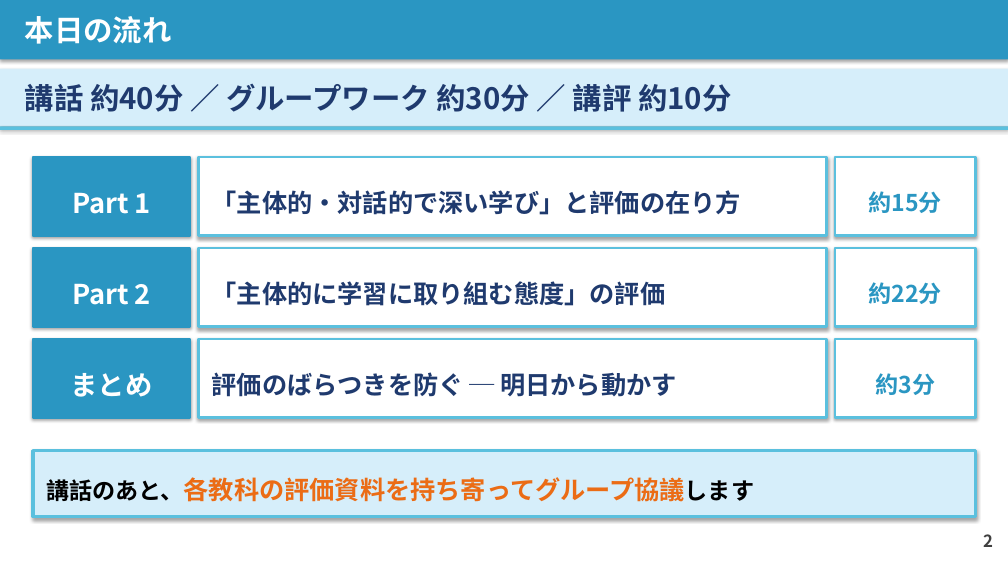
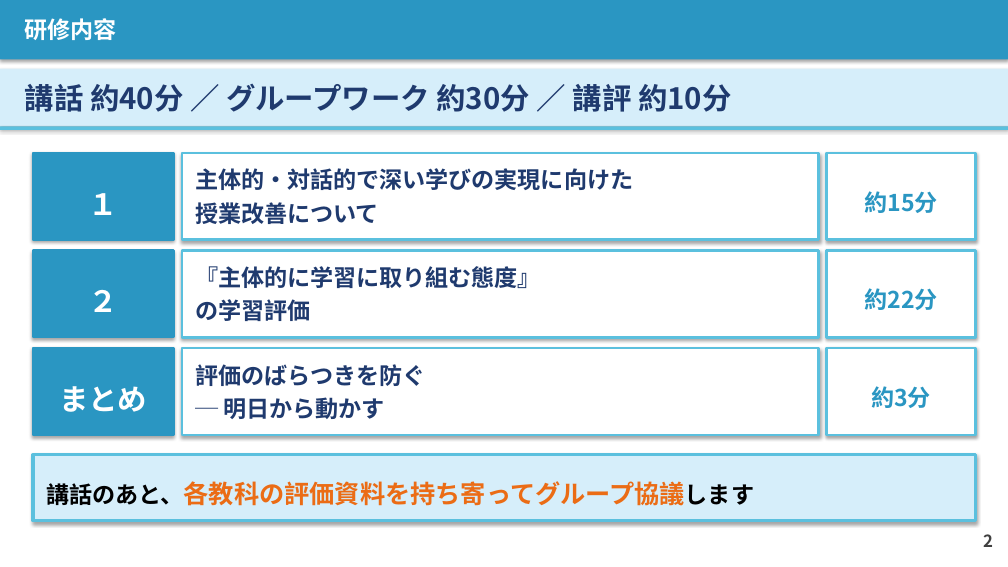
Before and after one commit to contynet730-star/con30, a slide deck: slide 2 of 講義スライド_石神井南中_20260603.pptx. Drawn at 1008x567 pixels with LibreOffice and Linux fonts; fonts in the diff are those of the drawing. Boxes give left, top, right and bottom in pixels: in the first picture for what was removed or moved away, otherwise in the second. Text is boxed around its words. In the diff, an @@ line names an element or a change of style, - is before the commit and + after.

```diff
--- a/講義スライド_石神井南中_20260603.pptx
+++ b/講義スライド_石神井南中_20260603.pptx
@@ text in rectangle at (25, 18, 117, 40): text changed; size 28 to 22 pt @@
-本日の流れ
+研修内容
@@ rectangle "１": place and size @@
-rectangle "１" at (33, 157, 191, 236)
+rectangle "１" at (33, 153, 174, 240)
@@ rectangle "主体的・対話的で深い学びの実現に向けた 授業改善について": place and size @@
-rectangle "主体的・対話的で深い学びの実現に向けた 授業改善について" at (198, 157, 827, 236)
+rectangle "主体的・対話的で深い学びの実現に向けた 授業改善について" at (182, 153, 819, 240)
@@ text in rectangle at (195, 168, 633, 224): text changed; size 24 to 22 pt @@
-「主体的・対話的で深い学び」と評価の在り方
+主体的・対話的で深い学びの実現に向けた
+授業改善について
@@ rectangle "約15分": place and size @@
-rectangle "約15分" at (836, 157, 976, 236)
+rectangle "約15分" at (827, 153, 976, 240)
@@ text in rectangle at (89, 193, 118, 215): text changed; size 26 to 28 pt @@
-Part 1
+１
@@ rectangle "２": place and size @@
-rectangle "２" at (33, 248, 191, 327)
+rectangle "２" at (33, 250, 174, 337)
@@ rectangle "『主体的に学習に取り組む態度』 の学習評価": place and size @@
-rectangle "『主体的に学習に取り組む態度』 の学習評価" at (198, 248, 827, 327)
+rectangle "『主体的に学習に取り組む態度』 の学習評価" at (182, 250, 819, 337)
@@ text in rectangle at (195, 266, 541, 321): text changed; size 24 to 22 pt @@
-「主体的に学習に取り組む態度」の評価
+『主体的に学習に取り組む態度』
+の学習評価
@@ rectangle "約22分": place and size @@
-rectangle "約22分" at (836, 248, 976, 327)
+rectangle "約22分" at (827, 250, 976, 337)
@@ text in rectangle at (89, 290, 118, 312): text changed; size 26 to 28 pt @@
-Part 2
+２
@@ rectangle "まとめ": place and size @@
-rectangle "まとめ" at (33, 339, 191, 417)
+rectangle "まとめ" at (33, 348, 174, 435)
@@ rectangle "まとめ" at (33, 348, 174, 435): size 26 to 28 pt @@
@@ rectangle "評価のばらつきを防ぐ ─ 明日から動かす": place and size @@
-rectangle "評価のばらつきを防ぐ ─ 明日から動かす" at (198, 339, 827, 417)
+rectangle "評価のばらつきを防ぐ ─ 明日から動かす" at (182, 348, 819, 435)
@@ rectangle "評価のばらつきを防ぐ ─ 明日から動かす" at (182, 348, 819, 435): size 24 to 22 pt; line spacing 1.4 to 1.2 @@
@@ rectangle "約3分": place and size @@
-rectangle "約3分" at (836, 339, 976, 417)
+rectangle "約3分" at (827, 348, 976, 435)
@@ rectangle "講話のあと、各教科の評価資料を持ち寄ってグループ協議します": place and size @@
-rectangle "講話のあと、各教科の評価資料を持ち寄ってグループ協議します" at (33, 451, 976, 516)
+rectangle "講話のあと、各教科の評価資料を持ち寄ってグループ協議します" at (33, 454, 976, 520)
```
Also in this commit, not shown: 25 other slides changed, 1 slide added, 1 slide removed, 1 other file.
